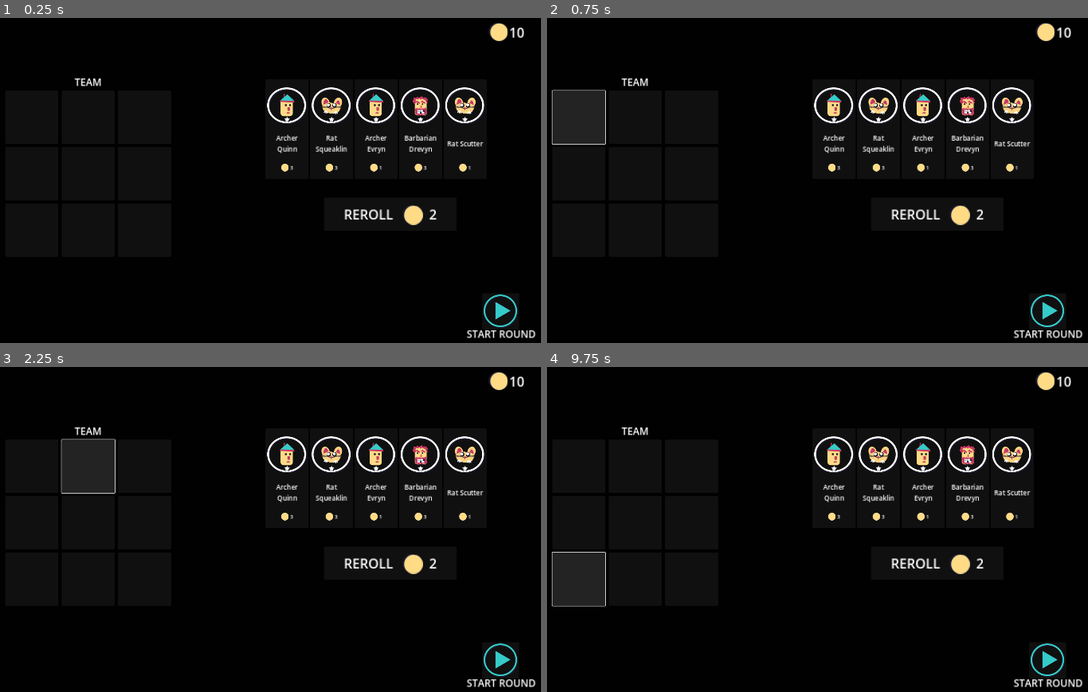
Above: before the commit, frames 1-4 (two rows, left to right).
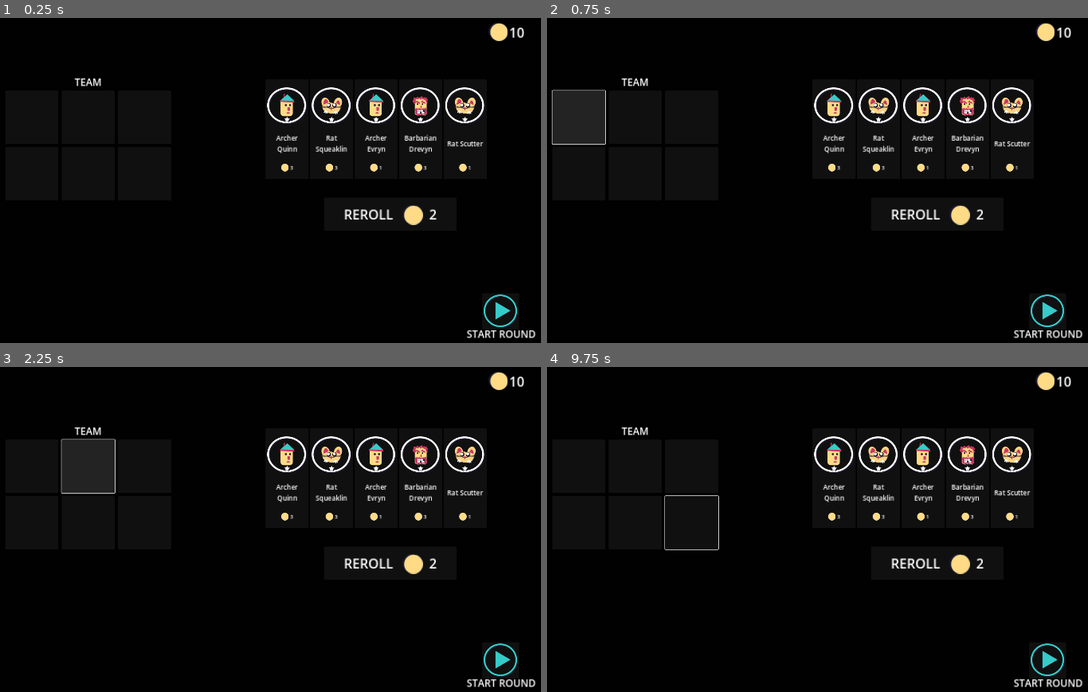
Above: after the commit, the same moments.

Repository: mathew-tran/mercmanager
Game: Godot game, scene res://Scenes/Main.tscn
Same seed, same stepped clock (60 frames per second), same inputs: the game is played once before the commit and once after it.
Inputs (mouse positions are in pixels of both pictures, inside the frame that each line leads up to):
- Up to frame 1 (0.25 s): no input
- Up to frame 2 (0.75 s): click (579, 118) at 0.52 s
- Up to frame 3 (2.25 s): click (32, 467) at 1.27 s; click (86, 467) at 2.02 s
- Up to frame 4 (9.75 s): click (633, 467) at 2.77 s; click (693, 467) at 3.52 s; click (693, 467) at 4.27 s; click (579, 523) at 5.02 s; click (579, 523) at 5.77 s; click (633, 523) at 6.52 s; click (633, 523) at 7.27 s; click (693, 523) at 8.02 s; click (693, 523) at 8.77 s; click (579, 578) at 9.52 s

The runs differ from the first frame. In frame 4, 1.8% of the frame differs, in the area x 0-32%, y 39-74%.

Commit message:
show whose turn it is in via UI

Diff:
--- /dev/null
+++ b/Prefabs/UI/CharacterTurnButton.tscn
@@ -0,0 +1,118 @@
+[gd_scene load_steps=8 format=3 uid="uid://cb532vhut7ovl"]
+
+[ext_resource type="Script" path="res://Scripts/Game/UI/CharacterTurnButton.gd" id="1_e3ufb"]
+[ext_resource type="PackedScene" uid="uid://jg1gac10pqvt" path="res://Prefabs/Frame.tscn" id="1_k2fqg"]
+[ext_resource type="Texture2D" uid="uid://c2a62auhmc77c" path="res://Art/Characters/Barbarian.png" id="2_oq2kq"]
+
+[sub_resource type="StyleBoxFlat" id="StyleBoxFlat_ith3q"]
+bg_color = Color(0, 0, 0, 1)
+
+[sub_resource type="StyleBoxFlat" id="StyleBoxFlat_k8nd4"]
+bg_color = Color(0.207843, 0.796078, 0.784314, 1)
+
+[sub_resource type="StyleBoxFlat" id="StyleBoxFlat_nflo0"]
+bg_color = Color(0, 0.718163, 0.366121, 1)
+
+[sub_resource type="StyleBoxFlat" id="StyleBoxFlat_0mkci"]
+bg_color = Color(1, 0.326739, 0.391534, 1)
+
+[node name="Button" type="Button"]
+custom_minimum_size = Vector2(300, 120)
+script = ExtResource("1_e3ufb")
+
+[node name="Frame" parent="." instance=ExtResource("1_k2fqg")]
+layout_mode = 1
+anchors_preset = 4
+anchor_top = 0.5
+anchor_bottom = 0.5
+offset_left = 3.0
+offset_top = -55.5
+offset_right = 116.0
+offset_bottom = 55.5
+grow_vertical = 2
+
+[node name="Face" type="TextureRect" parent="Frame"]
+layout_mode = 1
+anchors_preset = 8
+anchor_left = 0.5
+anchor_top = 0.5
+anchor_right = 0.5
+anchor_bottom = 0.5
+offset_left = -56.0
+offset_top = -56.0
+offset_right = 56.0
+offset_bottom = 56.0
+grow_horizontal = 2
+grow_vertical = 2
+pivot_offset = Vector2(56, 56)
+mouse_filter = 2
+texture = ExtResource("2_oq2kq")
+
+[node name="Name" type="Label" parent="."]
+layout_mode = 0
+offset_left = 116.0
+offset_top = 15.0
+offset_right = 285.0
+offset_bottom = 38.0
+text = "Warrior Brynjolf"
+horizontal_alignment = 1
+
+[node name="HP" type="ProgressBar" parent="."]
+custom_minimum_size = Vector2(150, 40)
+layout_mode = 1
+anchors_preset = 8
+anchor_left = 0.5
+anchor_top = 0.5
+anchor_right = 0.5
+anchor_bottom = 0.5
+offset_left = -3.0
+offset_top = 1.0
+offset_right = 97.0
+offset_bottom = 11.0
+grow_horizontal = 2
+grow_vertical = 2
+mouse_filter = 2
+theme_override_styles/background = SubResource("StyleBoxFlat_ith3q")
+theme_override_styles/fill = SubResource("StyleBoxFlat_k8nd4")
+show_percentage = false
+metadata/_edit_group_ = true
+
+[node name="Label" type="Label" parent="HP"]
+layout_mode = 1
+anchors_preset = 15
+anchor_right = 1.0
+anchor_bottom = 1.0
+grow_horizontal = 2
+grow_vertical = 2
+theme_override_font_sizes/font_size = 30
+text = "10/12"
+horizontal_alignment = 1
+vertical_alignment = 1
+
+[node name="ActivePanel" type="Panel" parent="."]
+show_behind_parent = true
+custom_minimum_size = Vector2(310, 130)
+layout_mode = 1
+anchors_preset = 15
+anchor_right = 1.0
+anchor_bottom = 1.0
+grow_horizontal = 2
+grow_vertical = 2
+mouse_filter = 2
+theme_override_styles/panel = SubResource("StyleBoxFlat_nflo0")
+
+[node name="HitPanel" type="Panel" parent="."]
+visible = false
+show_behind_parent = true
+custom_minimum_size = Vector2(310, 130)
+layout_mode = 1
+anchors_preset = 15
+anchor_right = 1.0
+anchor_bottom = 1.0
+grow_horizontal = 2
+grow_vertical = 2
+mouse_filter = 2
+theme_override_styles/panel = SubResource("StyleBoxFlat_0mkci")
+
+[connection signal="mouse_entered" from="." to="." method="_on_mouse_entered"]
+[connection signal="mouse_exited" from="." to="." method="_on_mouse_exited"]
--- a/Prefabs/UI/GameUI.tscn
+++ b/Prefabs/UI/GameUI.tscn
@@ -1,15 +1,17 @@
-[gd_scene load_steps=12 format=3 uid="uid://3l11qm3o02te"]
+[gd_scene load_steps=14 format=3 uid="uid://3l11qm3o02te"]
 
 [ext_resource type="PackedScene" uid="uid://8fedrthhcdfm" path="res://Prefabs/UI/TeamUI.tscn" id="1_0gone"]
 [ext_resource type="Script" path="res://Scripts/Game/UI/GameUI.gd" id="1_442ia"]
 [ext_resource type="Texture2D" uid="uid://wiqyhbyllo76" path="res://Art/UI/PlayButton.png" id="2_h8wha"]
 [ext_resource type="Script" path="res://Scripts/Game/Shop.gd" id="2_takq8"]
+[ext_resource type="Script" path="res://Scripts/Game/UI/TurnOrderUI.gd" id="2_ugwee"]
 [ext_resource type="Resource" uid="uid://c2c71rhjljceb" path="res://Scripts/Data/Shop/ShopSlotsData.tres" id="3_77xf5"]
 [ext_resource type="PackedScene" uid="uid://qu1ysjysh7mu" path="res://Prefabs/UI/PurchasePogButton.tscn" id="4_t5kl4"]
 [ext_resource type="Texture2D" uid="uid://e2c4066hnaa5" path="res://Art/Coin.png" id="5_k530y"]
 [ext_resource type="Script" path="res://Scripts/Game/UI/PlayerCoinText.gd" id="5_qh772"]
 [ext_resource type="PackedScene" uid="uid://dpta4ynfbanrn" path="res://Prefabs/UI/RerollButton.tscn" id="7_k3lwn"]
 [ext_resource type="PackedScene" uid="uid://jyov1mr68amj" path="res://Prefabs/UI/CharacterInfoUI.tscn" id="8_kih8a"]
+[ext_resource type="PackedScene" uid="uid://cb532vhut7ovl" path="res://Prefabs/UI/CharacterTurnButton.tscn" id="11_8vyg3"]
 
 [sub_resource type="StyleBoxFlat" id="StyleBoxFlat_cnei0"]
 bg_color = Color(0.00453645, 0.00453645, 0.00453644, 1)
@@ -17,7 +19,32 @@
 [node name="GameUI" type="CanvasLayer"]
 script = ExtResource("1_442ia")
 
+[node name="TurnOrderUI" type="GridContainer" parent="."]
+offset_right = 682.0
+offset_bottom = 1080.0
+scale = Vector2(0.75, 0.75)
+script = ExtResource("2_ugwee")
+
+[node name="Button" parent="TurnOrderUI" instance=ExtResource("11_8vyg3")]
+layout_mode = 2
+
+[node name="Button2" parent="TurnOrderUI" instance=ExtResource("11_8vyg3")]
+layout_mode = 2
+
+[node name="Button3" parent="TurnOrderUI" instance=ExtResource("11_8vyg3")]
+layout_mode = 2
+
+[node name="Button4" parent="TurnOrderUI" instance=ExtResource("11_8vyg3")]
+layout_mode = 2
+
+[node name="Button5" parent="TurnOrderUI" instance=ExtResource("11_8vyg3")]
+layout_mode = 2
+
+[node name="Button6" parent="TurnOrderUI" instance=ExtResource("11_8vyg3")]
+layout_mode = 2
+
 [node name="Shop" type="Panel" parent="." groups=["Shop"]]
+visible = false
 anchors_preset = 15
 anchor_right = 1.0
 anchor_bottom = 1.0
@@ -83,7 +110,8 @@
 offset_right = 1423.0
 offset_bottom = 632.0
 
-[node name="Button" type="Button" parent="."]
+[node name="Button" type="Button" parent="Shop"]
+layout_mode = 0
 offset_left = 1700.0
 offset_top = 870.0
 offset_right = 1811.0
@@ -92,7 +120,7 @@
 icon_alignment = 1
 metadata/_edit_group_ = true
 
-[node name="Label" type="Label" parent="Button"]
+[node name="Label" type="Label" parent="Shop/Button"]
 custom_minimum_size = Vector2(300, 0)
 layout_mode = 1
 anchors_preset = 7
@@ -117,4 +145,4 @@
 [node name="CharacterStat" parent="CanvasLayer" instance=ExtResource("8_kih8a")]
 visible = false
 
-[connection signal="button_up" from="Button" to="." method="_on_button_button_up"]
+[connection signal="button_up" from="Shop/Button" to="." method="_on_button_button_up"]
--- a/Scenes/Main.tscn
+++ b/Scenes/Main.tscn
@@ -13,7 +13,7 @@
 [node name="BattleSystem" type="Node2D" parent="." groups=["BattleSystem"]]
 script = ExtResource("1_fnyww")
 
-[node name="Characters" type="Node2D" parent="BattleSystem"]
+[node name="Characters" type="Node2D" parent="BattleSystem" groups=["CharacterHolder"]]
 
 [node name="PlayerSpawnPositions" type="Node2D" parent="BattleSystem"]
 
--- a/Scripts/Autoload/Helper.gd
+++ b/Scripts/Autoload/Helper.gd
@@ -94,6 +94,10 @@
 	var result = get_tree().get_nodes_in_group("EnemySpawner")
 	return result[0].GetUnits()
 
+func GetCharacterHolder():
+	var result = get_tree().get_nodes_in_group("CharacterHolder")
+	return result
+
 func GetBattleSystem() -> BattleSystem:
 	return get_tree().get_nodes_in_group("BattleSystem")[0]
 
--- a/Scripts/Game/BattleSystem.gd
+++ b/Scripts/Game/BattleSystem.gd
@@ -20,6 +20,7 @@
 	await SpawnInTeam(Character.TEAM.PLAYER)
 	await SpawnInTeam(Character.TEAM.ENEMY)
 	CurrentState = GAME_STATE.PLAYING
+	TellGameState.emit(CurrentState)
 	PlayGame()
 
 func KillExistingCharacters():
--- a/Scripts/Game/Character.gd
+++ b/Scripts/Game/Character.gd
@@ -12,6 +12,7 @@
 }
 
 signal CompletedTakingDamage
+signal ActiveUpdate(bActive)
 
 var bHovered = false
 
@@ -51,6 +52,7 @@
 	return $HPComponent
 
 func RunInput():
+	ActiveUpdate.emit(true)
 	$ActiveSymbol.visible = true
 	ShowUI(true)
 	show_behind_parent = true
@@ -70,6 +72,7 @@
 	$ActiveSymbol.visible = false
 	show_behind_parent = false
 	ShowUI(false)
+	ActiveUpdate.emit(false)
 
 func ShowUI(bShow):
 	if bShow == false:
--- /dev/null
+++ b/Scripts/Game/UI/CharacterTurnButton.gd
@@ -0,0 +1,47 @@
+extends Button
+
+class_name CharacterTurnButton
+
+var CharReference : Character
+
+func Setup(charRef : Character):
+	$ActivePanel.visible = false
+	$Frame.UpdateFrame(charRef)
+	$Frame/Face.texture = charRef.CharacterData.Face
+	$Name.text = charRef.CharacterData.GetFullName()
+	charRef.GetHealthComponent().Update.connect(OnHealthUpdate)
+	charRef.GetHealthComponent().TakenDamage.connect(OnTakenDamage)
+	charRef.GetHealthComponent().OnDeath.connect(OnDeath)
+	CharReference = charRef
+	charRef.ActiveUpdate.connect(OnActiveUpdate)
+	OnHealthUpdate()
+
+func OnHealthUpdate():
+	$HP.value = CharReference.GetHealthComponent().GetHealthPercent() * 100
+	$HP/Label.text = CharReference.GetHealthComponent().GetHealthString()
+
+func OnTakenDamage():
+	$HitPanel.visible = true
+	var tween = create_tween()
+	tween.tween_property($HitPanel, "global_position", global_position + Vector2(32,0), .1)
+	await tween.finished
+	tween = create_tween()
+	tween.tween_property($HitPanel, "global_position", global_position + Vector2(-32,0), .1)
+	await tween.finished
+
+	$HitPanel.visible = false
+
+func OnDeath():
+	modulate = Color.SLATE_GRAY
+
+func OnActiveUpdate(bActive):
+	$ActivePanel.visible = bActive
+
+
+func _on_mouse_entered():
+	if is_instance_valid(CharReference):
+		Helper.GetCharInfoUI().UpdateInfo(CharReference.CharacterData)
+
+func _on_mouse_exited():
+	if is_instance_valid(Helper.GetCharInfoUI()):
+		Helper.GetCharInfoUI().HideInfo()
--- a/Scripts/Game/UI/CharacterUI.gd
+++ b/Scripts/Game/UI/CharacterUI.gd
@@ -6,14 +6,10 @@
 	CharacterRef = char
 	$Face.texture = char.CharacterData.Face
 	$ActiveUI/Name.text = char.CharacterData.GetFullName()
-	$ActiveUI/Frame.UpdateRarity(char.CharacterData.Rarity)
+	$ActiveUI/Frame.UpdateFrame(char)
 	char.GetHealthComponent().Setup(char)
 	char.GetHealthComponent().Update.connect(OnUpdate)
 	char.GetHealthComponent().OnDeath.connect(OnDeath)
-	if char.Team == Character.TEAM.ENEMY:
-		$ActiveUI/Frame.self_modulate = "c93864ff"
-	else:
-		$ActiveUI/Frame.self_modulate = "35cbc8ff"
 
 	$ActiveUI/Frame.ShowRarity(char.Team == Character.TEAM.PLAYER)
 	OnUpdate()
--- a/Scripts/Game/UI/Frame.gd
+++ b/Scripts/Game/UI/Frame.gd
@@ -1,5 +1,12 @@
 extends TextureRect
 
+
+func UpdateFrame(charRef : Character):
+	UpdateRarity(charRef.CharacterData.Rarity)
+	if charRef.Team == Character.TEAM.ENEMY:
+		self_modulate = "c93864ff"
+	else:
+		self_modulate = "35cbc8ff"
 
 func UpdateRarity(rarity : CharacterInfo.RARITY):
 	match rarity:
--- a/Scripts/Game/UI/GameUI.gd
+++ b/Scripts/Game/UI/GameUI.gd
@@ -3,18 +3,18 @@
 func _ready():
 	visible = true
 	Helper.GetBattleSystem().TellGameState.connect(OnTellGameState)
-
+	$Shop.visible = true
 
 func OnTellGameState(state : BattleSystem.GAME_STATE):
 	if state == BattleSystem.GAME_STATE.PLAYER_WIN:
-		visible = true
+		$Shop.visible = true
 		$Shop.PopulateStock()
 		Helper.GetCharInfoUI().HideInfo()
-	else:
+	elif state == BattleSystem.GAME_STATE.PLAYER_LOSE:
 		print("Game Over!")
 		get_tree().reload_current_scene()
 
 
 func _on_button_button_up():
-	visible = false
+	$Shop.visible = false
 	Helper.GetBattleSystem().StartRound()
--- a/Scripts/Game/UI/TeamUI.gd
+++ b/Scripts/Game/UI/TeamUI.gd
@@ -5,15 +5,28 @@
 @onready var TeamSlots = $GridContainer
 @export var Team : Array[CharacterInfo]
 
-var TeamSize = 9
+var TeamSize = 6
 signal TeamUpdate
 
 func _ready():
-	UpdateTeam()
 	while len(Team) < TeamSize:
 		Team.append(null)
 
+	for child in TeamSlots.get_children():
+		child.queue_free()
+
+	for x in range(0, TeamSize):
+		var instance = load("res://Prefabs/UI/TeamMemberSlot.tscn").instantiate()
+		TeamSlots.add_child(instance)
+
+
+	UpdateTeam()
+
+
 func UpdateTeam():
+
+
+
 	for x in range(0, len(TeamSlots.get_children())):
 		if x < len(Team) and is_instance_valid(Team[x]):
 			TeamSlots.get_child(x).Setup(Team[x], x)
--- /dev/null
+++ b/Scripts/Game/UI/TurnOrderUI.gd
@@ -0,0 +1,22 @@
+extends Container
+
+func _ready():
+	Helper.GetBattleSystem().TellGameState.connect(OnTellGameState)
+	Clear()
+func Clear():
+	for child in get_children():
+		child.queue_free()
+
+func OnTellGameState(state : BattleSystem.GAME_STATE):
+	if state == BattleSystem.GAME_STATE.PLAYING:
+		Clear()
+
+		var characters = Helper.GetCharacterHolder()[0]
+
+		for character in characters.get_children():
+			var instance = load("res://Prefabs/UI/CharacterTurnButton.tscn").instantiate()
+			instance.Setup(character)
+			add_child(instance)
+
+	elif state == BattleSystem.GAME_STATE.PLAYER_WIN:
+		Clear()
